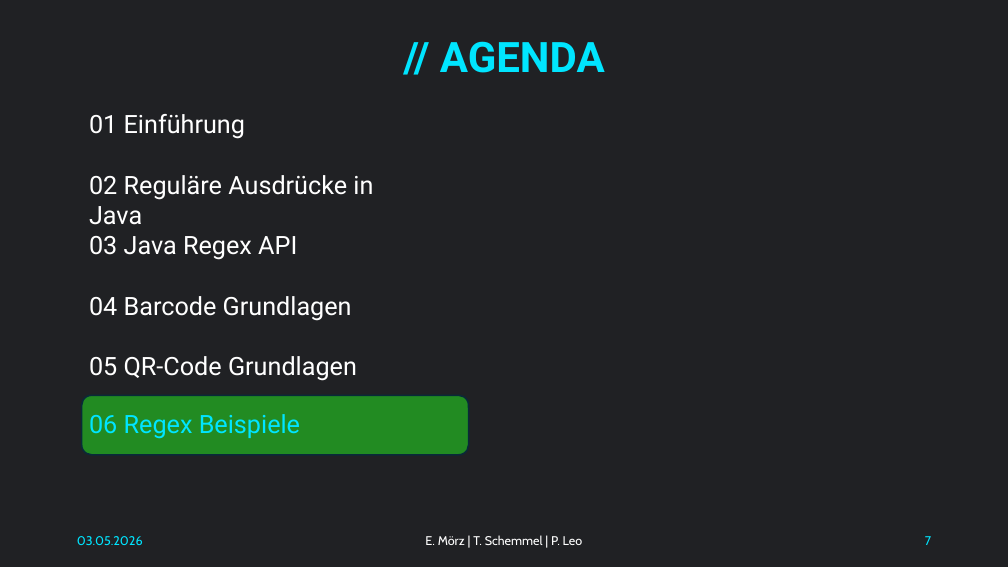
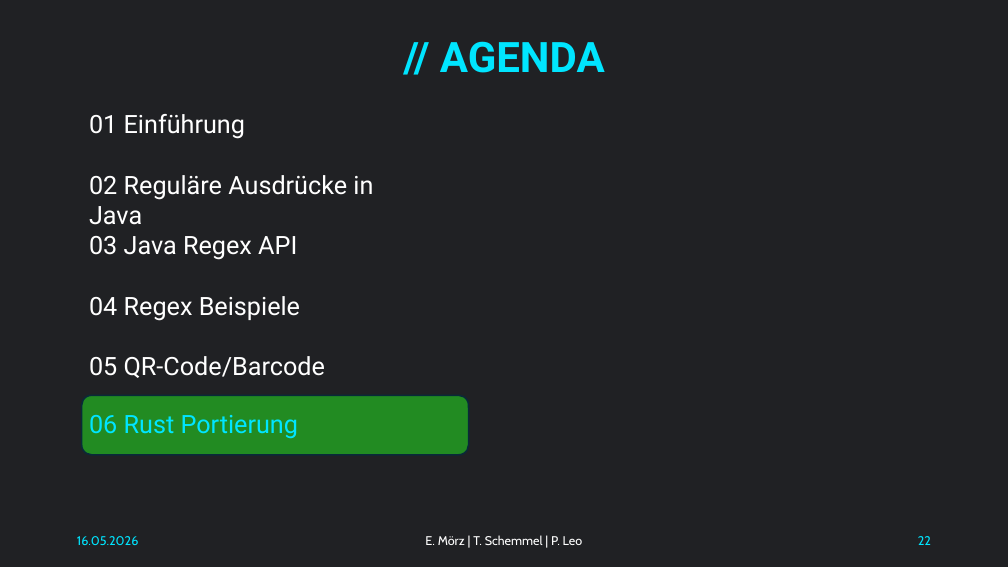
Before and after one commit to NachtsternBuild/little-barcode, a slide deck: slide 22 of docs/Präsentation.pptx (slide 7 before the commit). Drawn at 1008x567 pixels with LibreOffice and Linux fonts; fonts in the diff are those of the drawing. Boxes give left, top, right and bottom in pixels: in the first picture for what was removed or moved away, otherwise in the second. Text is boxed around its words. In the diff, an @@ line names an element or a change of style, - is before the commit and + after.

```diff
--- a/docs/Präsentation.pptx
+++ b/docs/Präsentation.pptx
@@ text at (89,296,300,321): text changed @@
-04 Barcode Grundlagen
+04 Regex Beispiele
@@ text at (89,356,325,378): text changed @@
-05 QR-Code Grundlagen
+05 QR-Code/Barcode
@@ text at (89,415,298,439): text changed @@
-06 Regex Beispiele
+06 Rust Portierung
@@ text at (77,536,139,545): text changed @@
-03.05.2026
+16.05.2026
@@ page number at (918,536,931,545): text changed @@
-7
+22
```
Also in this commit, not shown: 8 other slides changed, 17 slides added.
